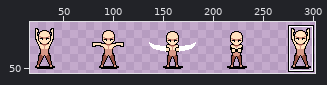
Two states of a sprite sheet, public/assets/Characters/Human/Inworld/Cast/North/sheet.png. The picture above shows the old version from afar; the outline marks the close-up.
Close-up. Before:
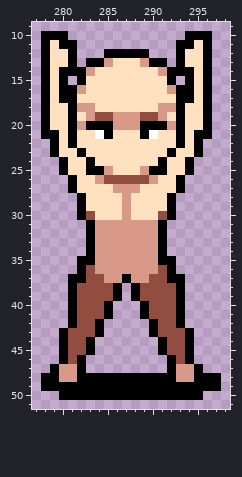
The file is 320x64 pixels. Shown: x 277..298, y 9..51. The wide view leaves out empty margins. The commit also changed other parts of the picture, which this record leaves out.
New version:
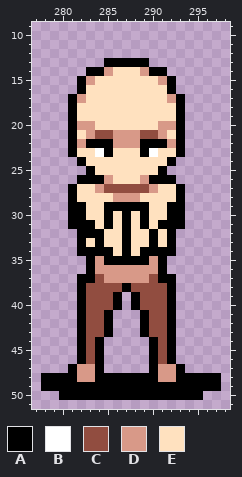
Palette (. is transparent): A #000000  B #ffffff  C #914d40  D #d89988  E #ffe1bf
Difference:
@@ x 277..298 @@
  9 ......................
-10 .AAA.............AAA..
-11 .AEAA...........AAEA..
-12 .AEEA...AAAAA...AEEA..
-13 .AEEA.AADEEEDAA.AEEA..
-14 .AEAAADEEEEEEEDAAAEA..
-15 .AEA.AEEEEEEEEEA.AEA..
-16 .AEAADEEEEEEEEEDAAEA..
-17 .AEAAEEEEEEEEEEEAAEA..
-18 .AEEADDEEEEEEEDDAEEA..
-19 .AEEAEDCCDDDCCDEAEEA..
-20 .AEEADAAADDDAAADAEEA..
-21 .AAEAEEBAEEEABEEAEAA..
-22 ..AEAEEEEEEEEEEEAEA...
-23 ..AEEAEEEEEEEEEAEEA...
-24 ...AEEAEEEEEEEAEEA....
-25 ...AEEAADEEEDAAEEA....
-26 ....AEEDCCCCCDEEA.....
-27 ....AEEEEDDDEEEEA.....
-28 .....AEEEEDEEEEA......
-29 .....AEEEEDEEEEA......
-30 .....ACEEEDEEECA......
-31 ......ADDDDDDDA.......
-32 ......ADDDDDDDA.......
-33 ......ADDDDDDDA.......
-34 ......ADDDDDDDA.......
-35 .....AADDDDDDDAA......
-36 .....ACDDDDDDDCA......
-37 ....AACCDDADDCCAA.....
-38 ....ACCCCA.ACCCCA.....
-39 ....ACCCCA.ACCCCA.....
-40 ....ACCCA...ACCCA.....
-41 ....ACCCA...ACCCA.....
-42 ....ACCA.....ACCA.....
-43 ...ACCCA.....ACCCA....
-44 ...ACCA.......ACCA....
-45 ...ACCA.......ACCA....
-46 ...ACA.........ACA....
-47 ..ADDA.........ADDA...
-48 .AADDAAAAAAAAAAADDAAA.
+10 ......................
+11 ......................
+12 ......................
+13 ........AAAAA.........
+14 ......AADEEEDAA.......
+15 .....ADEEEEEEEDA......
+16 .....AEEEEEEEEEA......
+17 ....ADEEEEEEEEEDA.....
+18 ....AEEEEEEEEEEEA.....
+19 ....AEEEEEEEEEEEA.....
+20 ....ADDEEEEEEEDDA.....
+21 ....AEDCCDDDCCDEA.....
+22 ....ADAAADDDAAADA.....
+23 ....AEEBAEEEABEEA.....
+24 .....AEEEEEEEEEA......
+25 ......AEEEEEEEA.......
+26 .....AAADEEEDAAA......
+27 ....AEEDCCCCCDEEA.....
+28 ....AEEEEDDDEEEEA.....
+29 ....AAEEAAAAAEEAA.....
+30 ....AAEEAEAEAEEAA.....
+31 ....AAAEAEAEAEAAA.....
+32 .....AAAEEAEEAEA......
+33 .....AEAEEAEEAEA......
+34 .....AAAAEAEAAAA......
+35 ......ADAAAAADA.......
+36 ......ADDDDDDDA.......
+37 .....AACDDDDDCAA......
+38 .....ACCCCACCCCA......
+39 .....ACCCA.ACCCA......
+40 .....ACCCA.ACCCA......
+41 .....ACCA...ACCA......
+42 .....ACCA...ACCA......
+43 .....ACCA...ACCA......
+44 .....ACA.....ACA......
+45 .....ACA.....ACA......
+46 .....ACA.....ACA......
+47 ....ADDA.....ADDA.....
+48 .AAAADDAAAAAAADDAAAAA.
 49 .AAAAAAAAAAAAAAAAAAAA.
